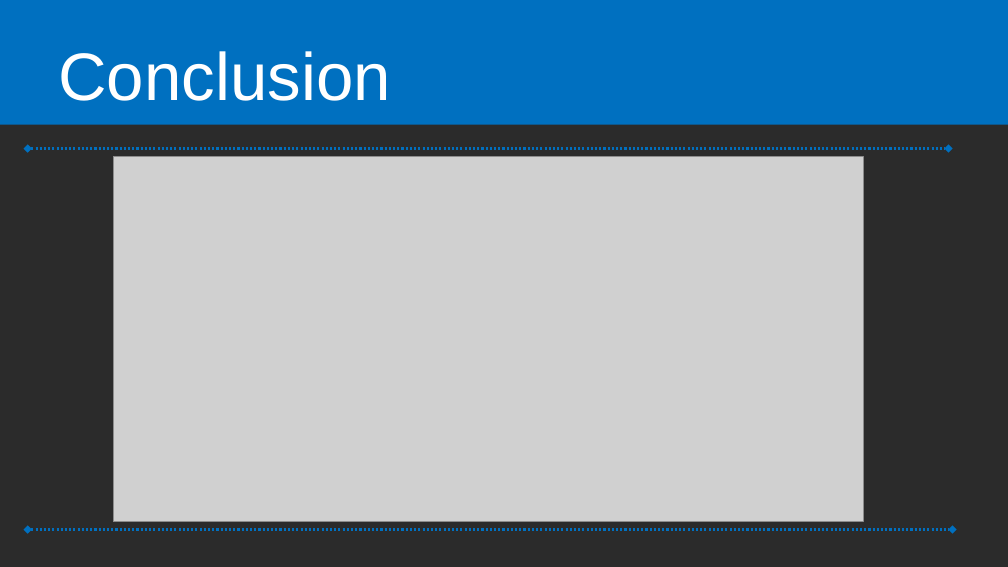
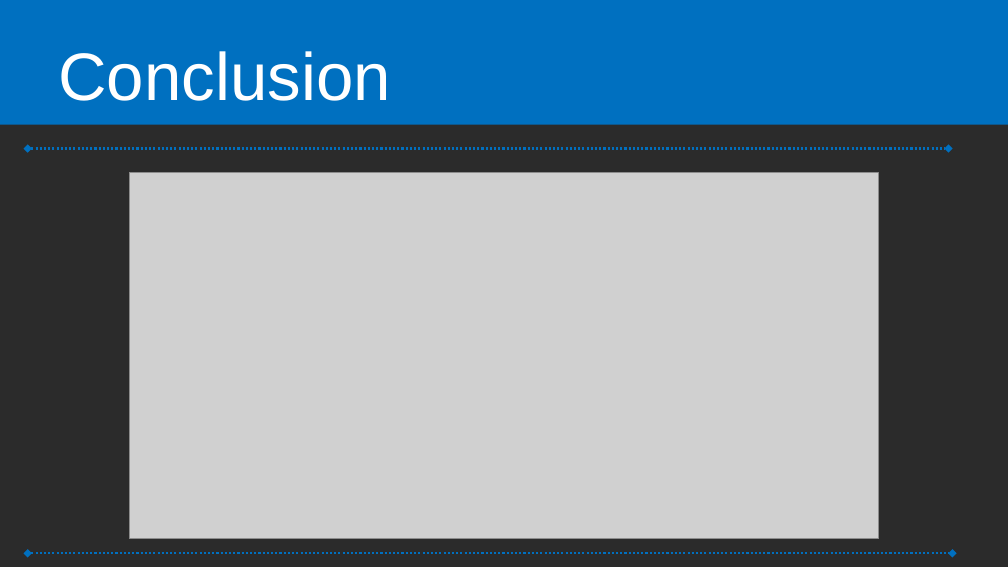
Before and after one commit to tyoon1016/Capstone_Project-Deceptive-Opnion-Spam, a slide deck: slide 10 of Capstone_Presentation.pptx. Drawn at 1008x567 pixels with LibreOffice and Linux fonts; fonts in the diff are those of the drawing; grey boxes stand for pictures; background and template pictures are left out; a plain dark background stands for a picture behind light text. Boxes give left, top, right and bottom in pixels: in the first picture for what was removed or moved away, otherwise in the second. Text is boxed around its words. In the diff, an @@ line names an element or a change of style, - is before the commit and + after.

```diff
--- a/Capstone_Presentation.pptx
+++ b/Capstone_Presentation.pptx
@@ picture: place and size @@
-picture at (113,156,863,521)
+picture at (129,172,878,538)
@@ double arrow moved from (28, 529) - (953, 529) to (28, 553) - (953, 553) @@
```
Also in this commit, not shown: 2 other files.
